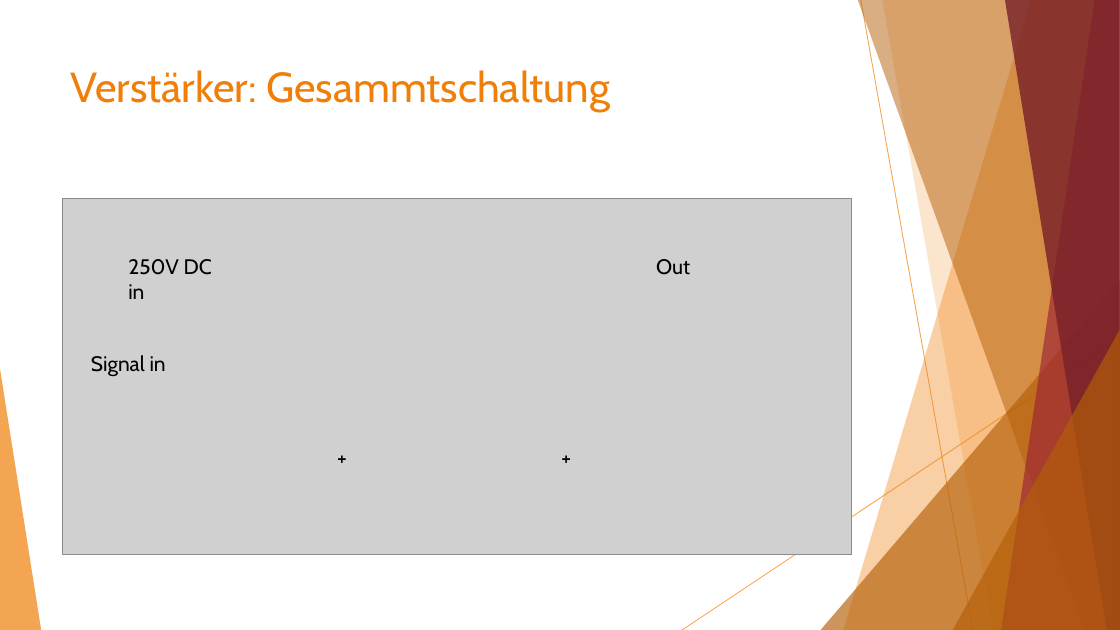
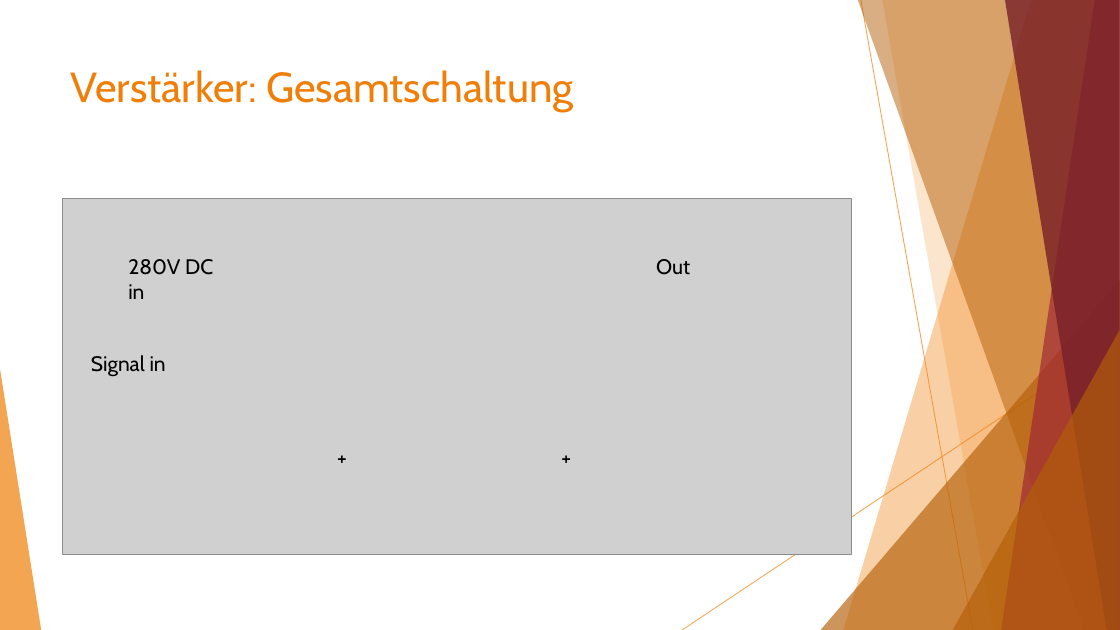
Before and after one commit to Staudi14/tube-amplifier, a slide deck: slide 16 of Präsentation/Röhrenverstärker.pptx. Drawn at 1120x630 pixels with LibreOffice and Linux fonts; fonts in the diff are those of the drawing; grey boxes stand for pictures. Boxes give left, top, right and bottom in pixels: in the first picture for what was removed or moved away, otherwise in the second. Text is boxed around its words. In the diff, an @@ line names an element or a change of style, - is before the commit and + after.

```diff
--- a/Präsentation/Röhrenverstärker.pptx
+++ b/Präsentation/Röhrenverstärker.pptx
@@ title at box(71, 70, 573, 112): text changed @@
-Verstärker: Gesammtschaltung
+Verstärker: Gesamtschaltung
@@ text at box(128, 259, 213, 299): text changed @@
-250V DC in
+280V DC in
```
Also in this commit, not shown: 2 other slides changed.
